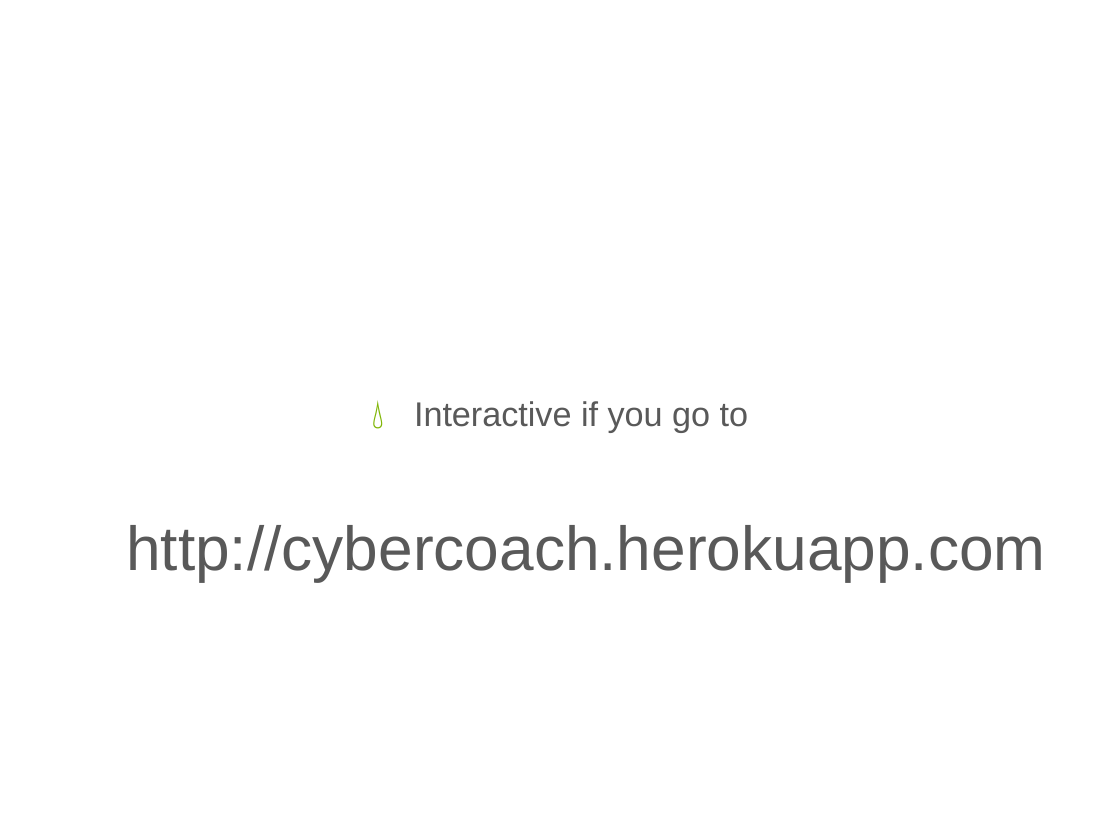
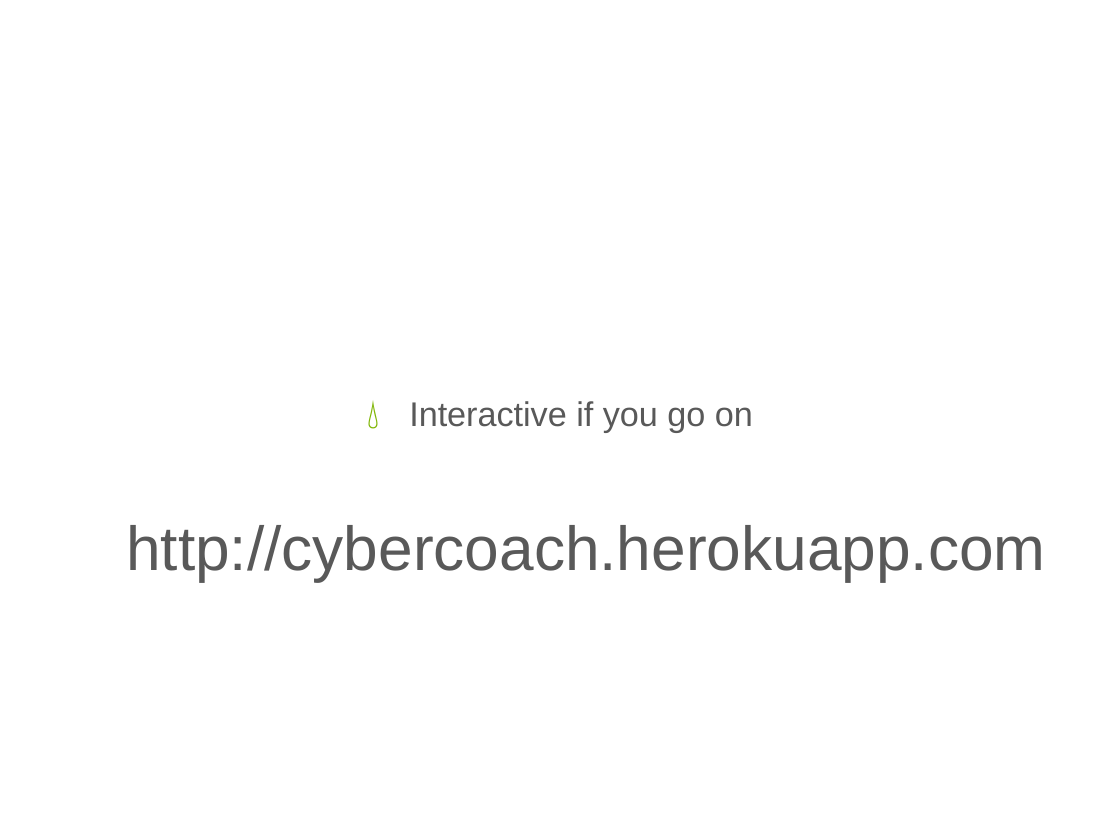
Before and after one commit to tbcdns/CyberCoach, a slide deck: slide 7 of doc/Presentation.pptx. Drawn at 1120x840 pixels with LibreOffice and Linux fonts; fonts in the diff are those of the drawing; background and template pictures are left out. Boxes give left, top, right and bottom in pixels: in the first picture for what was removed or moved away, otherwise in the second. Text is boxed around its words. In the diff, an @@ line names an element or a change of style, - is before the commit and + after.

```diff
--- a/doc/Presentation.pptx
+++ b/doc/Presentation.pptx
@@ text at <box>126,401,1045,581</box>: text changed @@
-💧 Interactive if you go to
-  http://cybercoach.herokuapp.com
+💧 Interactive if you go on
+  http://cybercoach.herokuapp.com
```
Also in this commit, not shown: 6 other slides changed, 4 other files.
